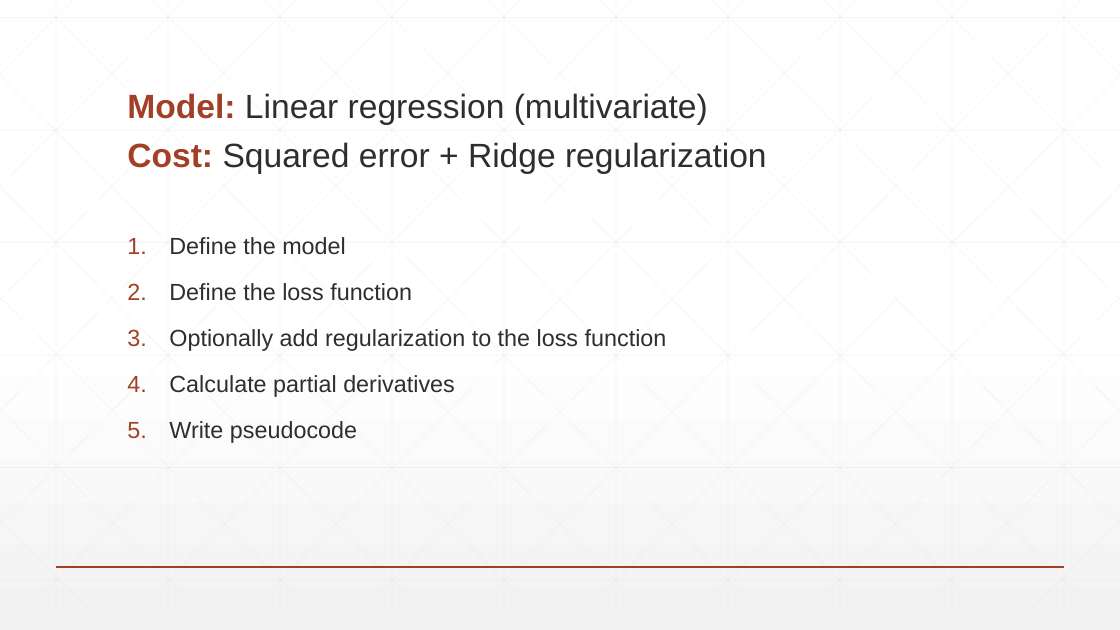
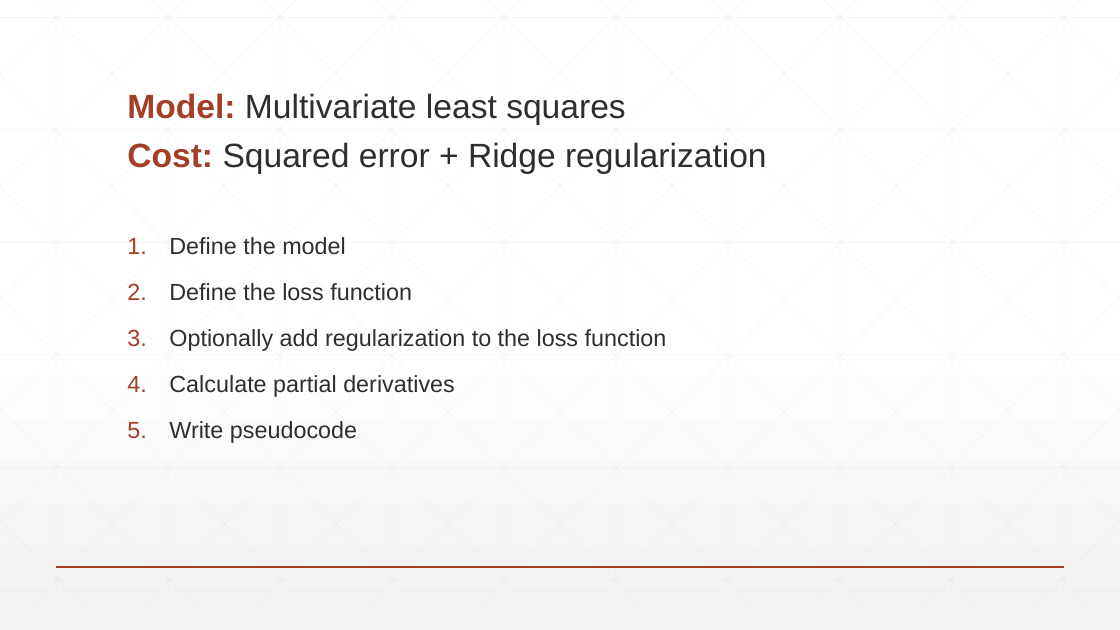
Before and after one commit to jatkins23/info251-aml-s24, a slide deck: slide 12 of labs/lab7/Lab7.pptx. Drawn at 1120x630 pixels with LibreOffice and Linux fonts; fonts in the diff are those of the drawing. Boxes give left, top, right and bottom in pixels: in the first picture for what was removed or moved away, otherwise in the second. Text is boxed around its words. In the diff, an @@ line names an element or a change of style, - is before the commit and + after.

```diff
--- a/labs/lab7/Lab7.pptx
+++ b/labs/lab7/Lab7.pptx
@@ title at bbox=[127, 93, 767, 173]: text changed @@
-Model: Linear regression (multivariate)
-Cost: Squared error + Ridge regularization
+Model: Multivariate least squares
+Cost: Squared error + Ridge regularization
```
Also in this commit, not shown: 4 other slides changed, 1 other file.
